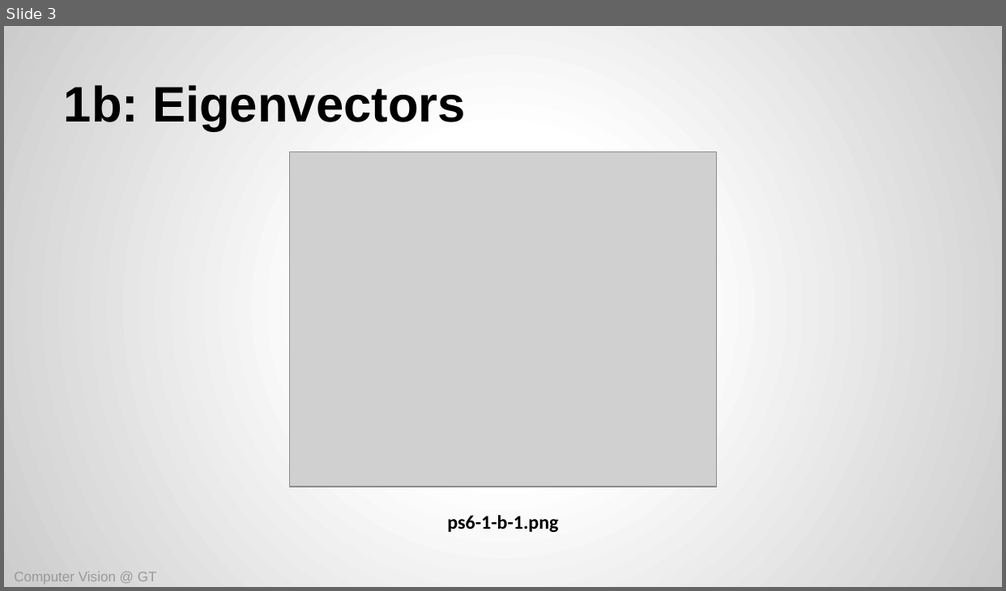
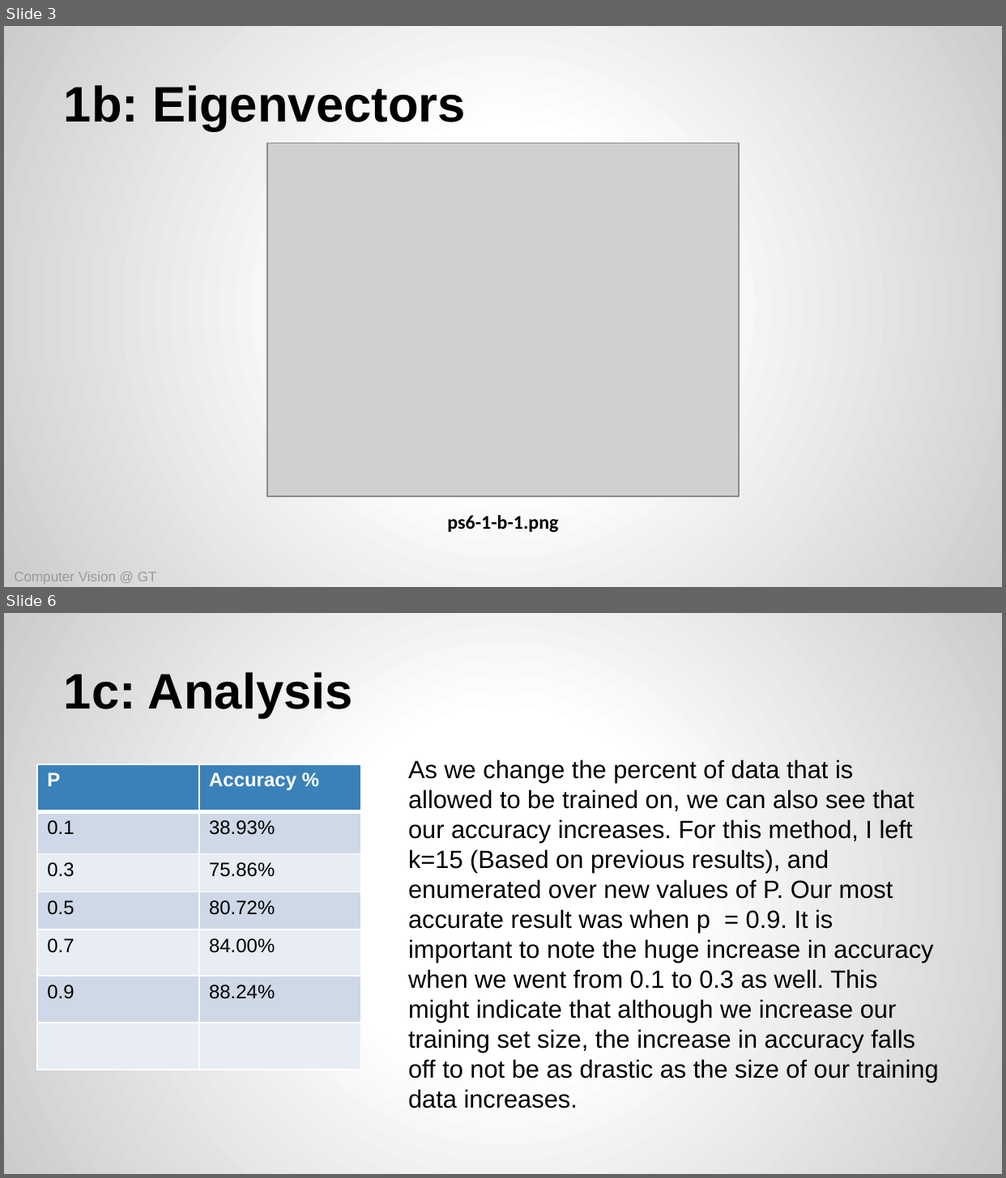
Before and after one commit to aten2001/ComputerVision-1, a slide deck: assignments/ps06/CS6476-PS6+Template.pptx. Shown one above the other, each under a label of ours: slide 3 before the commit, slides 3 and 6 after it; the slides between them are not shown. The pictures are 1006x591 and 1006x1178 pixels, drawn with LibreOffice and Linux fonts; fonts in the diff are those of the drawing; grey boxes stand for pictures. Boxes give left, top, right and bottom in pixels: in the first picture for what was removed or moved away, otherwise in the second. Text is boxed around its words. In the diff, an @@ line names an element or a change of style, - is before the commit and + after.

```diff
--- a/assignments/ps06/CS6476-PS6+Template.pptx
+++ b/assignments/ps06/CS6476-PS6+Template.pptx
@@ slide 6 added at [4,613,1002,1174], background gradient #FFFFFF to #CCCCCC @@
@@ title added at [64,672,353,718], 36 pt, text #000000, bold @@
+1c: Analysis
@@ table added at [37,764,360,1070], 7 rows, 2 columns @@
+P | Accuracy %
+0.1 | 38.93%
+0.3 | 75.86%
+0.5 | 80.72%
+0.7 | 84.00%
+0.9 | 88.24%
+ | 
@@ text added at [408,760,939,1109], 18 pt, text #000000 @@
+As we change the percent of data that is allowed to be trained on, we can also see that our accuracy increases. For this method, I left k=15 (Based on previous results), and enumerated over new values of P. Our most accurate result was when p = 0.9. It is important to note the huge increase in accuracy when we went from 0.1 to 0.3 as well. This might indicate that although we increase our training set size, the increase in accuracy falls off to not be as drastic as the size of our training data increases.
@@ slide 3 changed as well @@
@@ picture: place and size @@
-picture at [289,152,717,487]
+picture at [267,143,739,497]
```
Also in this commit, not shown: 14 other slides changed, 4 other slides added, 1 slide removed, 42 other files.
